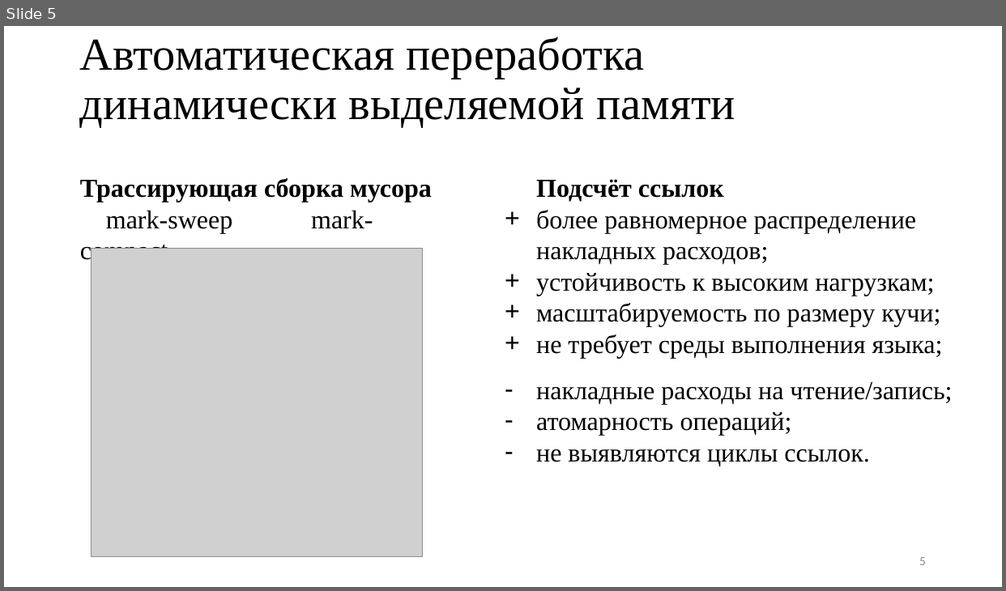
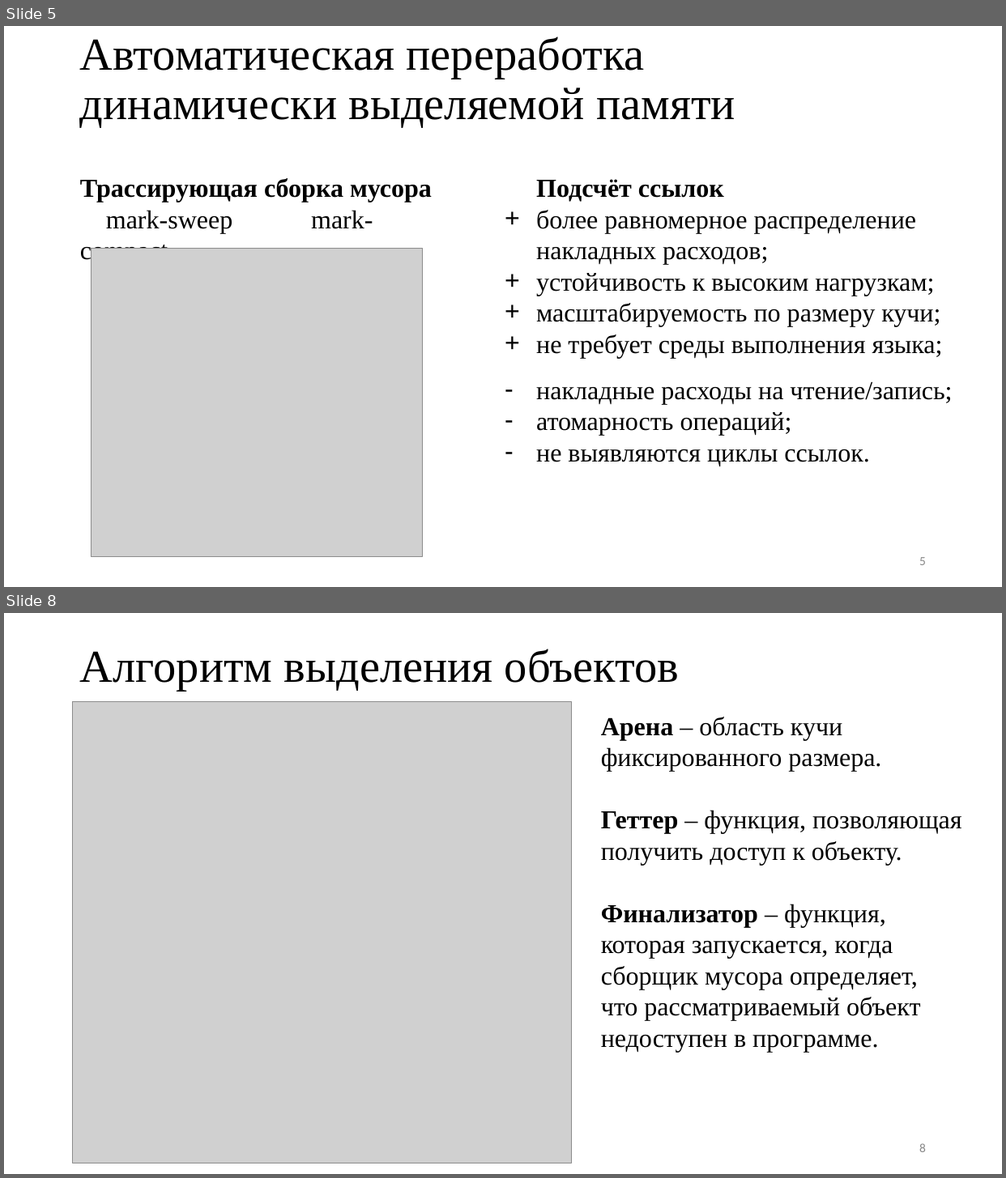
Before and after one commit to Inspirate789/alloc, a slide deck: docs/presentation/bachelor-thesis.pptx. Shown one above the other, each under a label of ours: slide 5 before the commit, slides 5 and 8 after it; the slides between them are not shown. The pictures are 1006x591 and 1006x1178 pixels, drawn with LibreOffice and Linux fonts; fonts in the diff are those of the drawing; grey boxes stand for pictures. Boxes give left, top, right and bottom in pixels: in the first picture for what was removed or moved away, otherwise in the second. Text is boxed around its words. In the diff, an @@ line names an element or a change of style, - is before the commit and + after.

```diff
--- a/docs/presentation/bachelor-thesis.pptx
+++ b/docs/presentation/bachelor-thesis.pptx
@@ slide 8 added at (4,613,1002,1174), background #FFFFFF @@
@@ title added at (80,649,679,691), 44 pt, text #000000 @@
+Алгоритм выделения объектов
@@ picture added at (73,702,572,1163) @@
@@ text added at (601,717,962,1053), 25 pt, text #000000 @@
+Арена – область кучи фиксированного размера.
+Геттер – функция, позволяющая получить доступ к объекту.
+Финализатор – функция, которая запускается, когда сборщик мусора определяет,
+что рассматриваемый объект недоступен в программе.
@@ page number added at (919,1144,926,1152), 12 pt, text #888888 @@
+8
```
Also in this commit, not shown: 8 slides changed, 4 other slides added, 5 slides removed, 21 other files.
